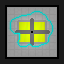
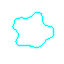
Two versions of the same layered image (64×64). Layer-by-layer changes:
hid "walls.png" over [0, 0, 64, 64]
added layer "3" in group "Effect" over [0, 0, 64, 64]
hid "1" over [0, 0, 64, 64]
hid group "Holding Mechanisms" (2 layers) over [0, 0, 64, 64]
hid group "Batteries" (2 layers) over [0, 14, 64, 64]
hid "Layer 1" over [0, 0, 64, 64]
